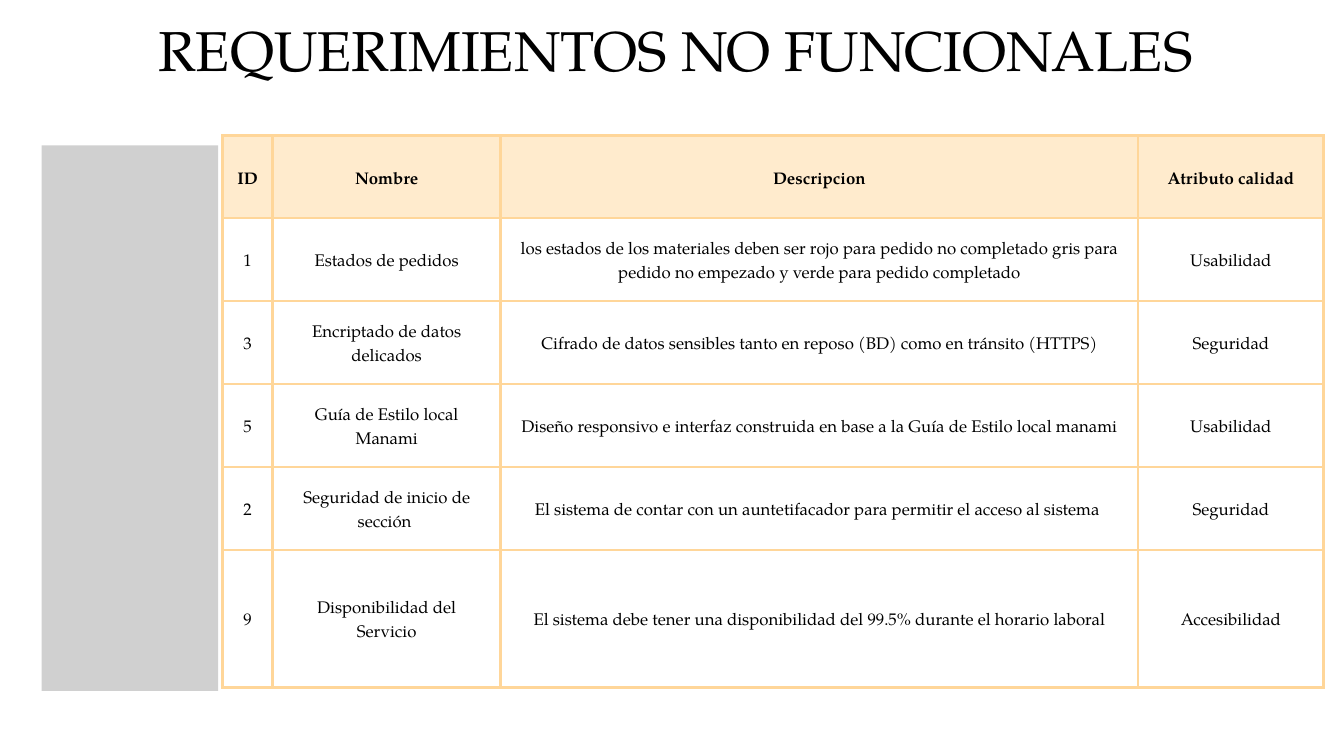
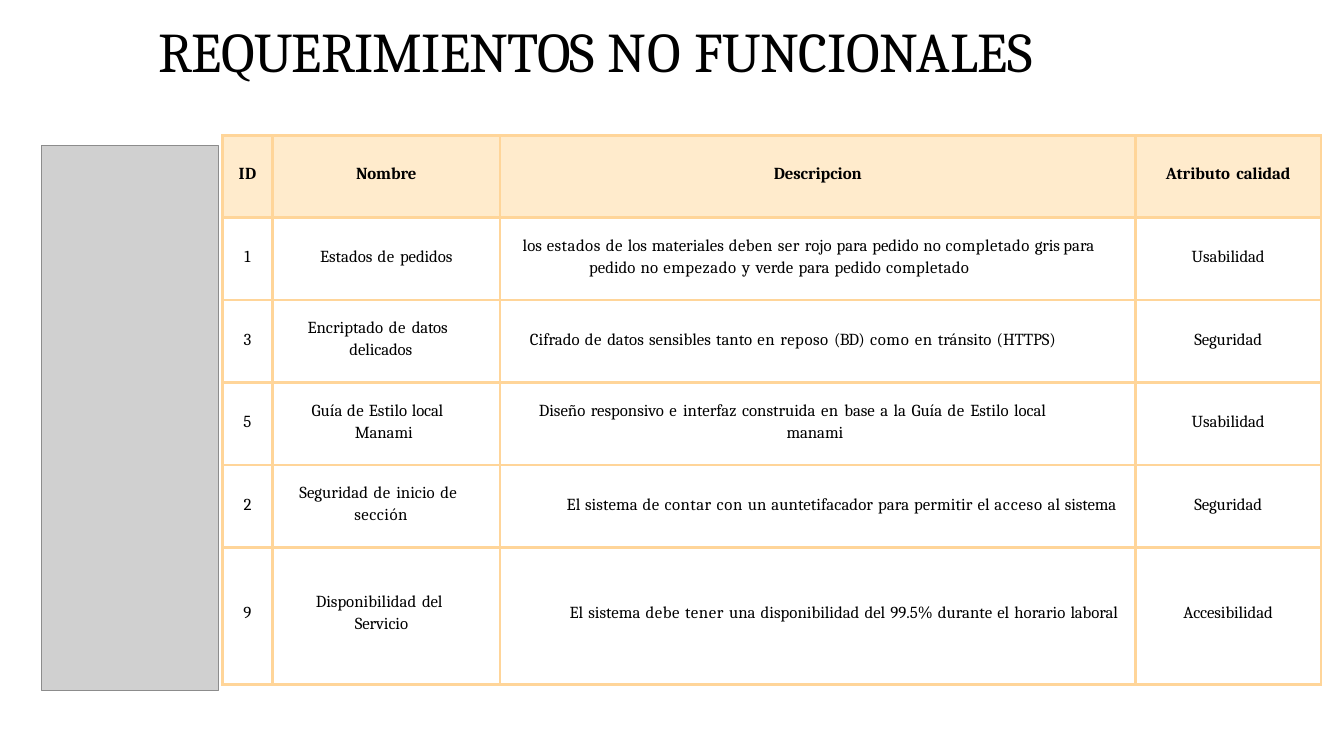
Before and after one commit to slashmagma/Proyecto_Optimisacion_MANANI-, a slide deck: slide 8 of fase 1/Evidencias_Grupales/Presentacíon Proyecto.pptx. Drawn at 1344x756 pixels with LibreOffice and Linux fonts; fonts in the diff are those of the drawing; grey boxes stand for pictures. Boxes give left, top, right and bottom in pixels: in the first picture for what was removed or moved away, otherwise in the second. Text is boxed around its words. In the diff, an @@ line names an element or a change of style, - is before the commit and + after.

```diff
--- a/fase 1/Evidencias_Grupales/Presentacíon Proyecto.pptx
+++ b/fase 1/Evidencias_Grupales/Presentacíon Proyecto.pptx
@@ title "REQUERIMIENTOS NO FUNCIONALES" at box(158, 34, 1033, 82): font TeX Gyre Pagella to Cambria; letter spacing 0 to -0.9 pt in "REQUERIMIENTOS"; letter spacing 0 to 1.1 pt in "NO"; letter spacing 0 to -0.4 pt in "FUNCIONALES"; indent changed; line spacing 63pt to 1; more space between paragraphs @@
@@ table at box(222, 136, 1321, 685) @@
@@ fill #FFEBCD to #FFEBCC in row 1 @@
@@ font TeX Gyre Pagella to Cambria @@
@@ letter spacing 0 to 0.6 pt in "ID", "de", "estados de deben ser empezado y", "de" and 6 more places @@
@@ letter spacing 0 to -0.1 pt in "Nombre", "Descripcion", "calidad", "pedidos" and 12 more places @@
@@ letter spacing 0 to -0.5 pt in "1", "3", "5", "2" and 1 more places @@
@@ letter spacing 0 to 0.5 pt in "completado", "contar" @@
@@ letter spacing 0 to -0.2 pt in "gris", "datos", "local", "del" @@
@@ letter spacing 0 to 0.4 pt in "completado" @@
@@ letter spacing 0 to -0.8 pt in "(BD)" @@
@@ letter spacing 0 to 0.8 pt in "como", "con acceso" @@
@@ letter spacing 0 to 0.9 pt in "e" @@
@@ letter spacing 0 to 0.3 pt in "de" @@
@@ letter spacing 0 to 0.1 pt in "El sistema un auntetifacador para permitir el ..." @@
@@ line spacing 25.2pt to 1 @@
@@ alignment centre to left @@
@@ indent changed @@
@@ line spacing 25.2pt to 1.15 @@
@@ more space between paragraphs @@
@@ alignment centre to right @@
@@ borders changed @@
```
Also in this commit, not shown: 19 other slides changed.
